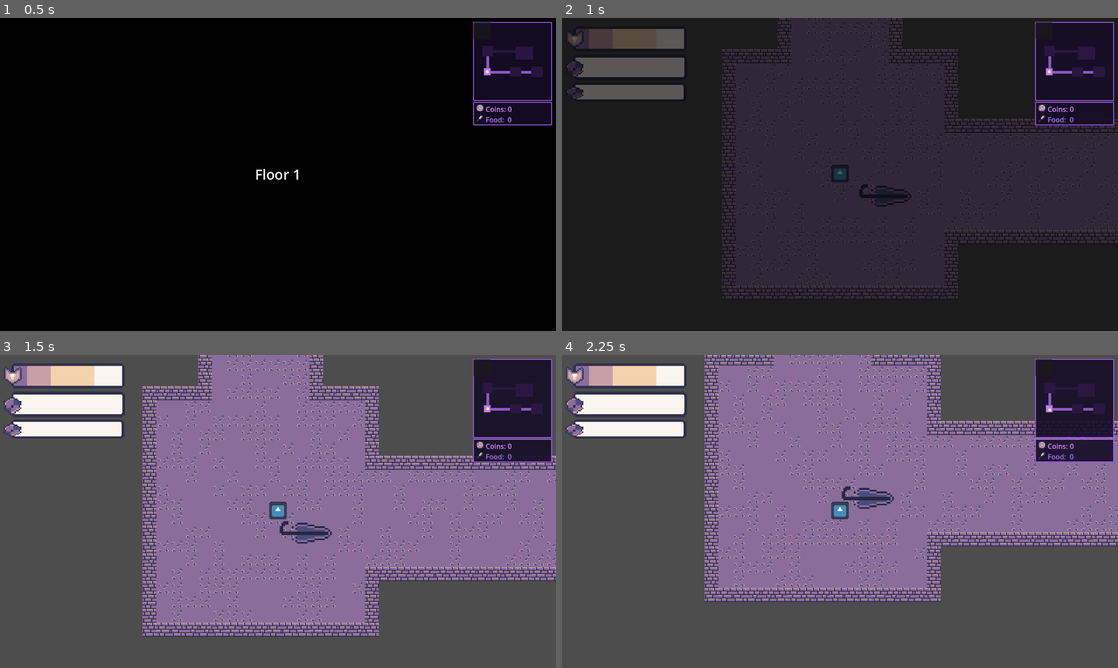
Above: before the commit, frames 1-4 (two rows, left to right).
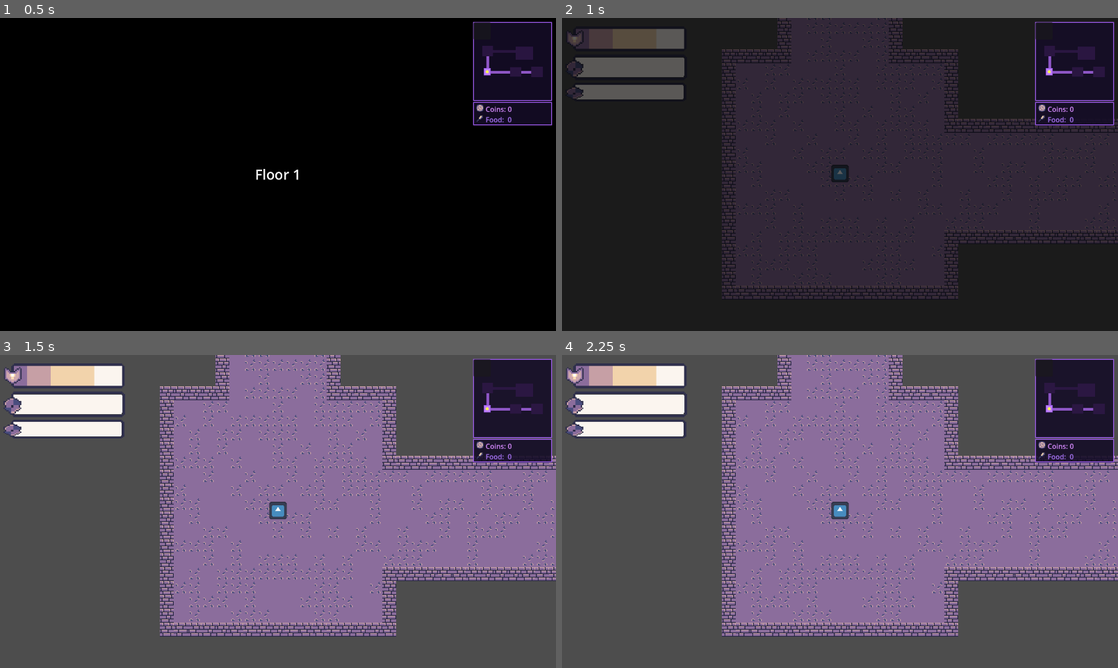
Above: after the commit, the same moments.

Repository: chabsseu/Stauffs-and-Magic
Game: Godot game, scene res://Scenes/Map/dungeon_generation.tscn
The game is run twice, just before and just after one commit, with the same random seed, the same clock (stepped at 60 frames per second) and the same inputs. This scene is started directly instead of the project's main scene. The engine's default icon, where the game draws it, is replaced by a stand-in: a white triangle on a blue panel in a dark square.
Inputs (mouse positions are in pixels of both pictures, inside the frame that each line leads up to):
- Up to frame 1 (0.5 s): no input
- Up to frame 2 (1 s): tap Enter at 0.5 s; move the mouse to (962, 158) at 0.52 s; tap A (A) at 0.6 s; tap D (D) at 0.8 s
- Up to frame 3 (1.5 s): move the mouse to (166, 527) at 1.27 s; tap D (D) at 1.35 s
- Up to frame 4 (2.25 s): tap S (S) at 1.55, 2.1 s; tap Space at 2 s; move the mouse to (895, 442) at 2.02 s

Frame 1 is identical in both runs. In frame 2, 0.2% of the frame differs, in the area x 53-63%, y 53-61%; in frame 3, 14%; in frame 4, 24%, in the area x 25-100%, y 0-90%.
Error after the commit: Out of bounds get index '0' (on base: 'Array') (res://Scripts/Player/player.gd:293)

Commit message:
connected the starting room to the dungeon generation

Diff:
--- a/Scenes/Floors/starting_room.tscn
+++ b/Scenes/Floors/starting_room.tscn
@@ -2,6 +2,9 @@
 
 [ext_resource type="Texture2D" uid="uid://blw7wkta0c20d" path="res://Assets/Tilemaps/Tilemap.png" id="1_hlvb5"]
 [ext_resource type="PackedScene" uid="uid://c2xkrph0al5nw" path="res://Scenes/Player/player.tscn" id="2_u4jfv"]
+[ext_resource type="PackedScene" uid="uid://vwhok55g8tdn" path="res://Scenes/Weapon/weapon_pickup.tscn" id="3_u4jfv"]
+[ext_resource type="PackedScene" uid="uid://bb8c2mi17642k" path="res://Scenes/Weapon/normal_staff.tscn" id="4_4lp6s"]
+[ext_resource type="PackedScene" uid="uid://cfk5s3k8305wb" path="res://Scenes/Map/start_portal.tscn" id="5_s3p44"]
 
 [sub_resource type="TileSetAtlasSource" id="TileSetAtlasSource_4lp6s"]
 texture = ExtResource("1_hlvb5")
@@ -65,3 +68,10 @@
 
 [node name="Player" parent="." unique_id=500875389 instance=ExtResource("2_u4jfv")]
 position = Vector2(52, 19)
+
+[node name="WeaponPickup" parent="." unique_id=378548632 instance=ExtResource("3_u4jfv")]
+position = Vector2(328, 98)
+possible_weapons = Array[PackedScene]([ExtResource("4_4lp6s")])
+
+[node name="StartPortal" parent="." unique_id=1138032454 instance=ExtResource("5_s3p44")]
+position = Vector2(301, 165)
--- a/Scenes/Map/dungeon_generation.tscn
+++ b/Scenes/Map/dungeon_generation.tscn
@@ -5,7 +5,6 @@
 [ext_resource type="PackedScene" uid="uid://cb0kyqifl5o74" path="res://Scenes/Enemies/slime.tscn" id="2_q0kak"]
 [ext_resource type="PackedScene" uid="uid://c2xkrph0al5nw" path="res://Scenes/Player/player.tscn" id="3_i8072"]
 [ext_resource type="PackedScene" uid="uid://hokg0gi8ti1u" path="res://Scenes/Enemies/sloth.tscn" id="3_j7ugi"]
-[ext_resource type="PackedScene" uid="uid://vwhok55g8tdn" path="res://Scenes/Weapon/weapon_pickup.tscn" id="4_i8072"]
 [ext_resource type="PackedScene" uid="uid://ixiakydo7vts" path="res://Scenes/Enemies/spear_guy.tscn" id="4_vidkv"]
 [ext_resource type="PackedScene" uid="uid://dkxxs5v05i6p4" path="res://Scenes/Map/attack_statue.tscn" id="5_vidkv"]
 [ext_resource type="PackedScene" uid="uid://6x6c34ddudyr" path="res://Scenes/Map/cooldown_statue.tscn" id="6_smyv6"]
@@ -46,7 +45,7 @@
 script = ExtResource("1_ngs3x")
 tilemap = NodePath("TileMapLayer")
 player = NodePath("Player")
-weapon = NodePath("WeaponPickup")
+weapon = NodePath("")
 enemy_scenes = Array[PackedScene]([ExtResource("2_q0kak"), ExtResource("3_j7ugi"), ExtResource("4_vidkv")])
 statue_scenes = Array[PackedScene]([ExtResource("5_vidkv"), ExtResource("6_smyv6")])
 chest_scenes = Array[PackedScene]([ExtResource("7_mc0b8")])
@@ -66,8 +65,6 @@
 tile_set = SubResource("TileSet_43nnj")
 
 [node name="Player" parent="." unique_id=672141086 instance=ExtResource("3_i8072")]
-
-[node name="WeaponPickup" parent="." unique_id=1111887552 instance=ExtResource("4_i8072")]
 
 [node name="cooldown_statue" parent="." unique_id=293202240 instance=ExtResource("6_smyv6")]
 
--- /dev/null
+++ b/Scenes/Map/start_portal.tscn
@@ -0,0 +1,30 @@
+[gd_scene format=3 uid="uid://cfk5s3k8305wb"]
+
+[ext_resource type="Texture2D" uid="uid://bdupridg5whiu" path="res://Assets/Tilemaps/Portal.png" id="1_e5tt3"]
+[ext_resource type="Script" uid="uid://bt7a2p2l0niht" path="res://Scripts/Map/start_portal.gd" id="1_ughkj"]
+
+[sub_resource type="CapsuleShape2D" id="CapsuleShape2D_ughkj"]
+radius = 11.0
+height = 38.0
+
+[node name="StartPortal" type="Area2D" unique_id=1138032454]
+script = ExtResource("1_ughkj")
+
+[node name="Sprite2D" type="Sprite2D" parent="." unique_id=995263723]
+scale = Vector2(2, 2)
+texture = ExtResource("1_e5tt3")
+
+[node name="CollisionShape2D" type="CollisionShape2D" parent="." unique_id=1470865542]
+shape = SubResource("CapsuleShape2D_ughkj")
+
+[node name="Label" type="Label" parent="." unique_id=299904080]
+visible = false
+offset_left = -54.0
+offset_top = -34.0
+offset_right = 55.0
+offset_bottom = -11.0
+theme_override_font_sizes/font_size = 12
+text = "Ready to Descend?"
+
+[connection signal="body_entered" from="." to="." method="_on_body_entered"]
+[connection signal="body_exited" from="." to="." method="_on_body_exited"]
--- a/Scripts/Map/dungeon_generation.gd
+++ b/Scripts/Map/dungeon_generation.gd
@@ -43,7 +43,8 @@
 		portal.visible = false
 	create_dungeon()
 
-	if GameData.floor > 1:
+	#Keep the player that is in the starting room
+	if GameData.floor >= 1:
 		GameData.restore_to_player_state(player.get_node("/root/PlayerState"), player)
 
 	if floor_transition:
@@ -648,7 +649,7 @@
 	place_player(all_rooms)
 	add_walls()
 	render_dungeon()
-	weapon_place(all_rooms)
+	# weapon_place(all_rooms)
 	place_statues(all_rooms)
 	place_campfire(all_rooms)
 	place_boxes(all_rooms)
@@ -750,13 +751,13 @@
 # --------------------------------------------------
 # WEAPON
 # --------------------------------------------------
-func weapon_place(rooms: Array[Rect2]):
-	if rooms.is_empty():
-		return
-	var spawn_room = rooms[0]
-	var base_pos = spawn_room.get_center() * 16
-	var offset = Vector2(50, 25)
-	weapon.position = base_pos + offset
+# func weapon_place(rooms: Array[Rect2]):
+# 	if rooms.is_empty():
+# 		return
+# 	var spawn_room = rooms[0]
+# 	var base_pos = spawn_room.get_center() * 16
+# 	var offset = Vector2(50, 25)
+# 	weapon.position = base_pos + offset
 
 # --------------------------------------------------
 # PLAYER SPAWN
--- /dev/null
+++ b/Scripts/Map/start_portal.gd
@@ -0,0 +1,21 @@
+extends Area2D
+
+@onready var label = $Label
+var player_inside = false
+
+func _on_body_entered(body: Node2D) -> void:
+    if body.is_in_group("Player"):
+        player_inside = true
+        label.visible = true
+
+func _on_body_exited(body: Node2D) -> void:
+    if body.is_in_group("Player"):
+        player_inside = false
+        label.visible = false
+
+func _process(_delta):
+    if player_inside and Input.is_action_just_pressed("interact"):
+        var player = get_tree().get_first_node_in_group("Player")
+        if player:
+            GameData.save_from_player_state(player.get_node("/root/PlayerState"), player)
+        get_tree().change_scene_to_file("res://Scenes/Map/dungeon_generation.tscn")
Not shown: 1 places in Scenes/Map/dungeon_generation.tscn that only renumber resources
Not shown, added: Scripts/Map/start_portal.gd.uid
